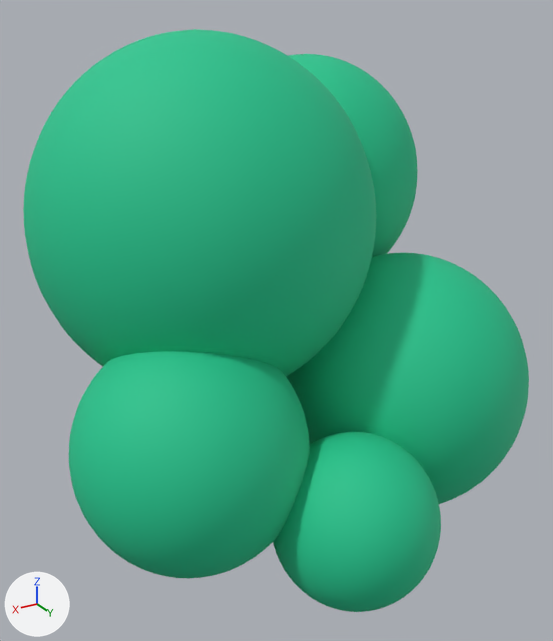
The FBX model metroid-UNITY(vrtk)/Assets/Resources/br-m-balls-green.fbx as it was, and as the next commit left it.
Camera for both pictures: a 50 mm camera at (-111.734, 1.259, 2.06) aimed at (-112.479, 0.017, 1.439). Every picture has the same lights, and +X, +Y and +Z are marked at lower left. Where no turn or scale is listed for an object, it has been applied to the vertices.

The scene before the commit, as lines of its bpy script (objects in view):
```python
me_mesh = bpy.data.meshes.new('Mesh')
me_mesh.from_pydata(...)  # 2210 vertices, 2208 faces; spans x -0.335..0.335, y -0.335..0.335, z -0.351..0.351
me_mesh.materials.append(mat_balls_green3)  # green #1cc68f
me_mesh_001 = bpy.data.meshes.new('Mesh.001')
me_mesh_001.from_pydata(...)  # 2210 vertices, 2208 faces; spans x -0.216..0.216, y -0.216..0.216, z -0.226..0.226
me_mesh_001.materials.append(mat_balls_green3)  # green #1cc68f
me_mesh_002 = bpy.data.meshes.new('Mesh.002')
me_mesh_002.from_pydata(...)  # 2210 vertices, 2208 faces; spans x -0.253..0.253, y -0.253..0.253, z -0.265..0.265
me_mesh_002.materials.append(mat_balls_green3)  # green #1cc68f
me_mesh_003 = bpy.data.meshes.new('Mesh.003')
me_mesh_003.from_pydata(...)  # 2210 vertices, 2208 faces; spans x -0.266..0.266, y -0.266..0.266, z -0.279..0.279
me_mesh_003.materials.append(mat_balls_green3)  # green #1cc68f
me_mesh_004 = bpy.data.meshes.new('Mesh.004')
me_mesh_004.from_pydata(...)  # 2210 vertices, 2208 faces; spans x -0.156..0.156, y -0.156..0.156, z -0.163..0.163
me_mesh_004.materials.append(mat_balls_green3)  # green #1cc68f
ob_psphere2 = bpy.data.objects.new('pSphere2', me_mesh)
ob_psphere2.location = (-112.362, -0.064, 1.648)
ob_psphere3 = bpy.data.objects.new('pSphere3', me_mesh_001)
ob_psphere3.location = (-112.216, 0.155, 1.291)
ob_psphere4 = bpy.data.objects.new('pSphere4', me_mesh_002)
ob_psphere4.location = (-112.686, -0.201, 1.672)
ob_psphere5 = bpy.data.objects.new('pSphere5', me_mesh_003)
ob_psphere5.location = (-112.732, 0.122, 1.281)
ob_psphere6 = bpy.data.objects.new('pSphere6', me_mesh_004)
ob_psphere6.location = (-112.454, 0.34, 1.164)
```
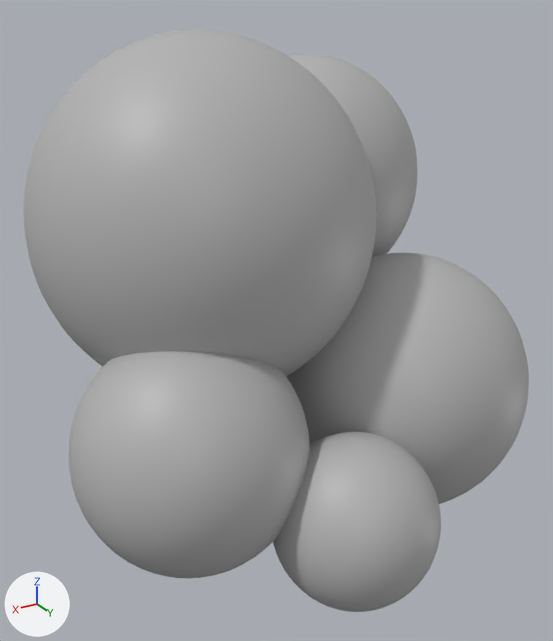
Diff of the bpy script that builds the scene:
```diff
--- a/metroid-UNITY(vrtk)/Assets/Resources/br-m-balls-green.fbx.py
+++ b/metroid-UNITY(vrtk)/Assets/Resources/br-m-balls-green.fbx.py
@@ mat_z_solid_grey @@
+mat_z_solid_grey = principled_material('z_solid_grey')
+mat_z_solid_grey.base_color = (0.455, 0.455, 0.455)  # grey #b4b4b4
@@ me_mesh_004 @@
 me_mesh_004.from_pydata(...)  # 2210 vertices, 2208 faces; spans x -0.156..0.156, y -0.156..0.156, z -0.163..0.163
-me_mesh_004.materials.append(mat_balls_green3)  # green #1cc68f
+me_mesh_004.materials.append(mat_z_solid_grey)  # grey #b4b4b4
@@ me_mesh_001 @@
 me_mesh_001.from_pydata(...)  # 2210 vertices, 2208 faces; spans x -0.216..0.216, y -0.216..0.216, z -0.226..0.226
-me_mesh_001.materials.append(mat_balls_green3)  # green #1cc68f
+me_mesh_001.materials.append(mat_z_solid_grey)  # grey #b4b4b4
@@ me_mesh @@
 me_mesh.from_pydata(...)  # 2210 vertices, 2208 faces; spans x -0.335..0.335, y -0.335..0.335, z -0.351..0.351
-me_mesh.materials.append(mat_balls_green3)  # green #1cc68f
+me_mesh.materials.append(mat_z_solid_grey)  # grey #b4b4b4
@@ me_mesh_002 @@
 me_mesh_002.from_pydata(...)  # 2210 vertices, 2208 faces; spans x -0.253..0.253, y -0.253..0.253, z -0.265..0.265
-me_mesh_002.materials.append(mat_balls_green3)  # green #1cc68f
+me_mesh_002.materials.append(mat_z_solid_grey)  # grey #b4b4b4
@@ me_mesh_003 @@
 me_mesh_003.from_pydata(...)  # 2210 vertices, 2208 faces; spans x -0.266..0.266, y -0.266..0.266, z -0.279..0.279
-me_mesh_003.materials.append(mat_balls_green3)  # green #1cc68f
+me_mesh_003.materials.append(mat_z_solid_grey)  # grey #b4b4b4
```

Boxes [x1, y1, x2, y2] around the edits, measured in the pictures (553 x 641 px):
'pSphere2', recoloured (green to grey)
    both: [23, 29, 376, 376]
'pSphere3', recoloured (green to grey)
    both: [69, 351, 310, 578]
'pSphere5', recoloured (green to grey)
    both: [286, 253, 529, 504]
'pSphere6', recoloured (green to grey)
    both: [273, 432, 441, 612]
'pSphere4', recoloured (green to grey)
    both: [288, 54, 418, 257]
